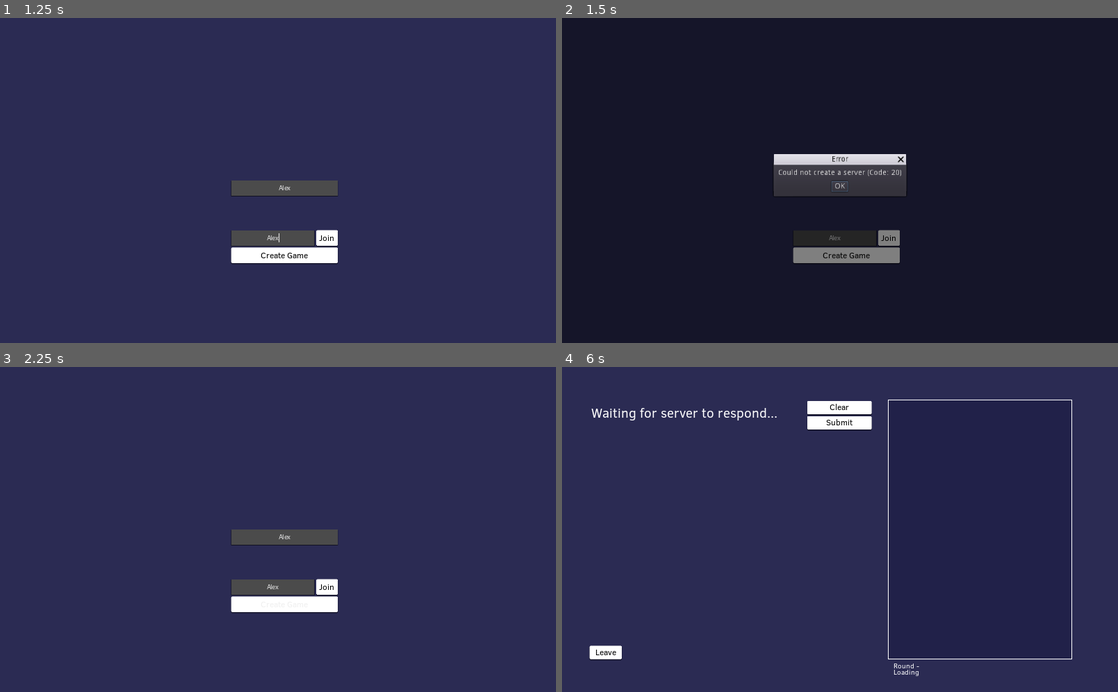
Above: before the commit, frames 1-4 (two rows, left to right).
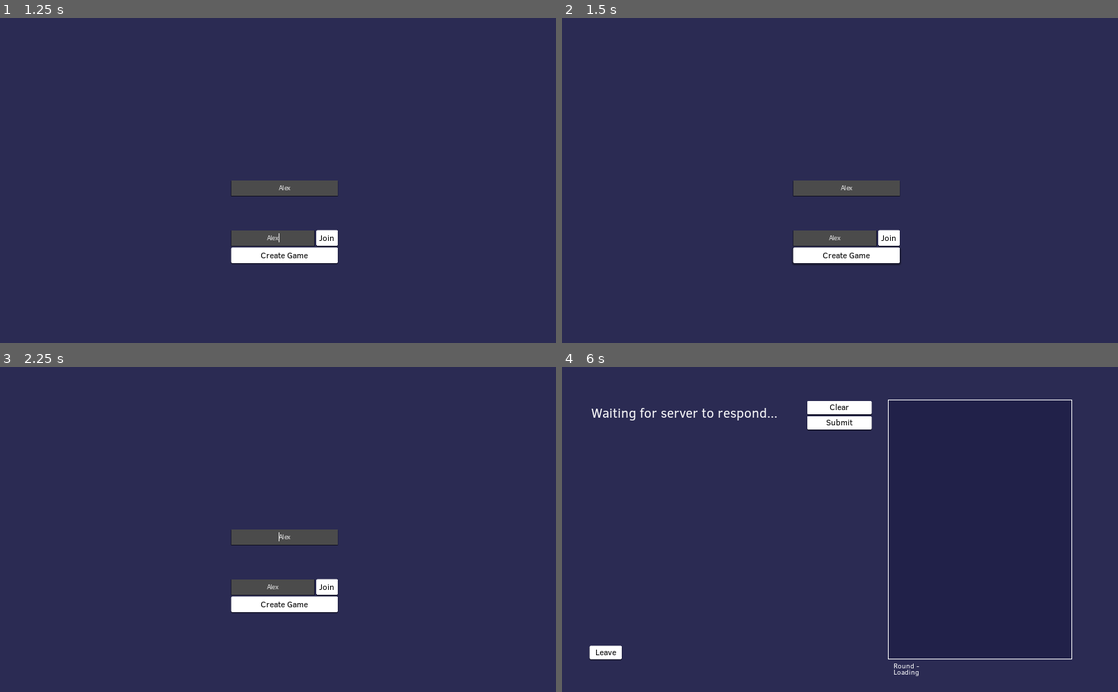
Above: after the commit, the same moments.

Repository: rednir/DrawingGame
Game: Godot game, scene res://Scenes/MainMenu.tscn
The game is run twice, just before and just after one commit, with the same random seed, the same clock (stepped at 60 frames per second) and the same inputs.
Inputs (mouse positions are in pixels of both pictures, inside the frame that each line leads up to):
- Up to frame 1 (1.25 s): click (283, 187) at 0.52 s; type "Alex" at 0.6 s; click (272, 239) at 0.75 s; type "Alex" at 0.83 s
- Up to frame 2 (1.5 s): click "Create Game" at 1.25 s
- Up to frame 3 (2.25 s): click (278, 536) at 2 s, where only the run before the commit has a clickable "OK"
- Up to frame 4 (6 s): click "Create Game" at 2.75 s; click (840, 536) at 3.5 s, where only the run before the commit has a clickable "OK"; click "Create Game" at 4.25 s; click (840, 536) at 5 s, where only the run before the commit has a clickable "OK"; click "Join" at 5.75 s

Frame 1 is identical in both runs. In frame 2, 98% of the frame differs, in the area x 0-100%, y 0-100%; in frame 3, less than 0.1%; in frame 4, nothing differs.
Error before the commit: Attempt to call function 'queue_free' in base 'previously freed instance' on a null instance. (res://Scripts/AutoLoads/Events.gd:62)

Commit message:
htofix dialog box crashing game

Diff:
--- a/Scripts/AutoLoads/Events.gd
+++ b/Scripts/AutoLoads/Events.gd
@@ -22,6 +22,8 @@
 
 
 func show_dialog(title, message):
+	OS.alert(message, title)
+	return # i need to fix the below crashing on exported version
 	on_dialog_close()
 
 	dialog = AcceptDialog.new()
--- a/Scripts/AutoLoads/Server.gd
+++ b/Scripts/AutoLoads/Server.gd
@@ -71,7 +71,7 @@
 
 
 
-func on_close_request(id, code, reason):
+func on_close_request(id, _code, reason):
 	print("[Server] Client %s sent close request with reason: %s" % [id, reason])
 
 
